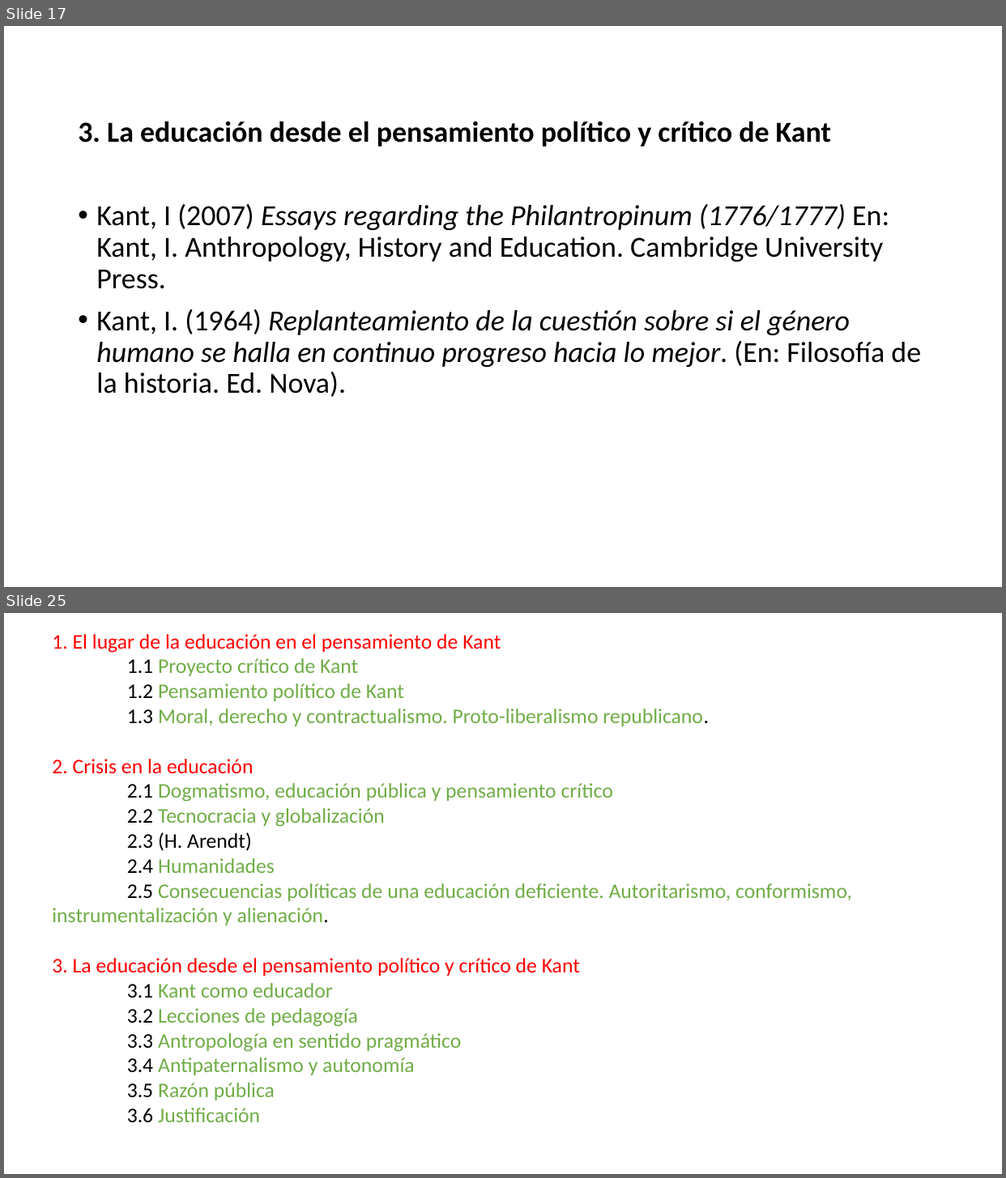
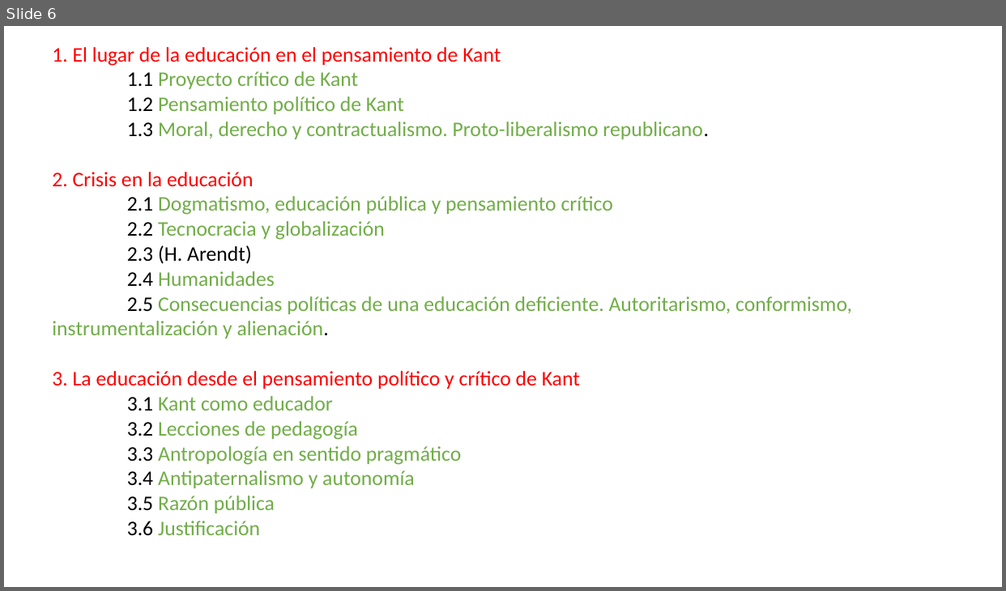
Before and after one commit to zaboltar/zaboltar.github.io, a slide deck: assets uarm/2023 2 UarmPCrit/tesis docs/esquema tesis expo.pptx. Shown one above the other, each under a label of ours: slides 17 and 25 before the commit, slide 6 after it; the slides between them are not shown. The pictures are 1006x1178 and 1006x591 pixels, drawn with LibreOffice and Linux fonts; fonts in the diff are those of the drawing. Boxes give left, top, right and bottom in pixels: in the first picture for what was removed or moved away, otherwise in the second. Text is boxed around its words. In the diff, an @@ line names an element or a change of style, - is before the commit and + after.

```diff
--- a/assets uarm/2023 2 UarmPCrit/tesis docs/esquema tesis expo.pptx
+++ b/assets uarm/2023 2 UarmPCrit/tesis docs/esquema tesis expo.pptx
@@ slide 17 removed at [4, 26, 1002, 587], background #FFFFFF @@
@@ text removed at [78, 121, 921, 397] @@
-3. La educación desde el pensamiento político y crítico de Kant
-• Kant, I (2007) Essays regarding the Philantropinum (1776/1777) En: Kant, I. Anthropology, History and Education. Cambridge University Press.
-• Kant, I. (1964) Replanteamiento de la cuestión sobre si el género humano se halla en continuo progreso hacia lo mejor. (En: Filosofía de la historia. Ed. Nova).
@@ what was slide 25 is now slide 6 @@
```
Also in this commit, not shown: 4 slides changed, 1 slide added, 20 other slides removed, 22 other files.
